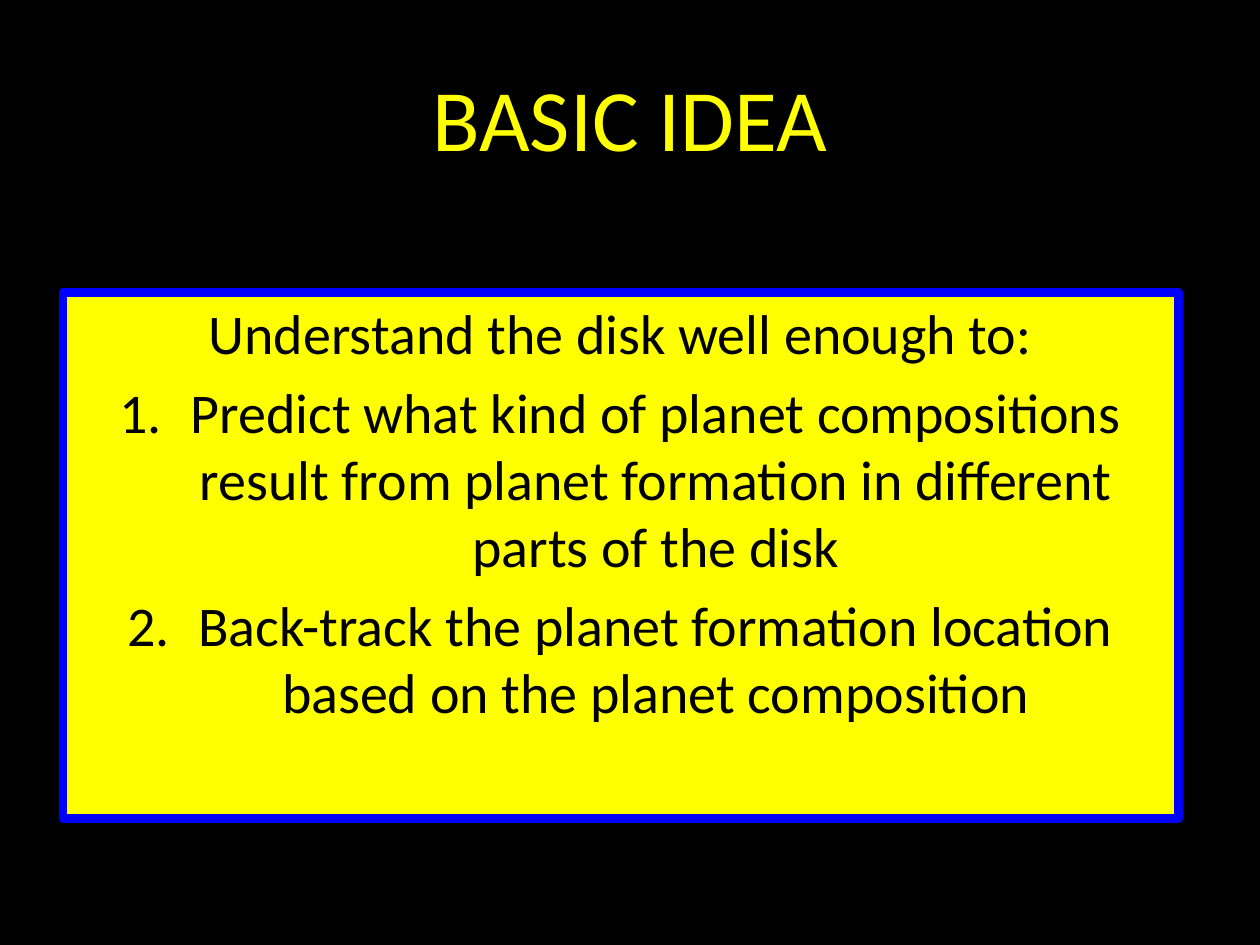
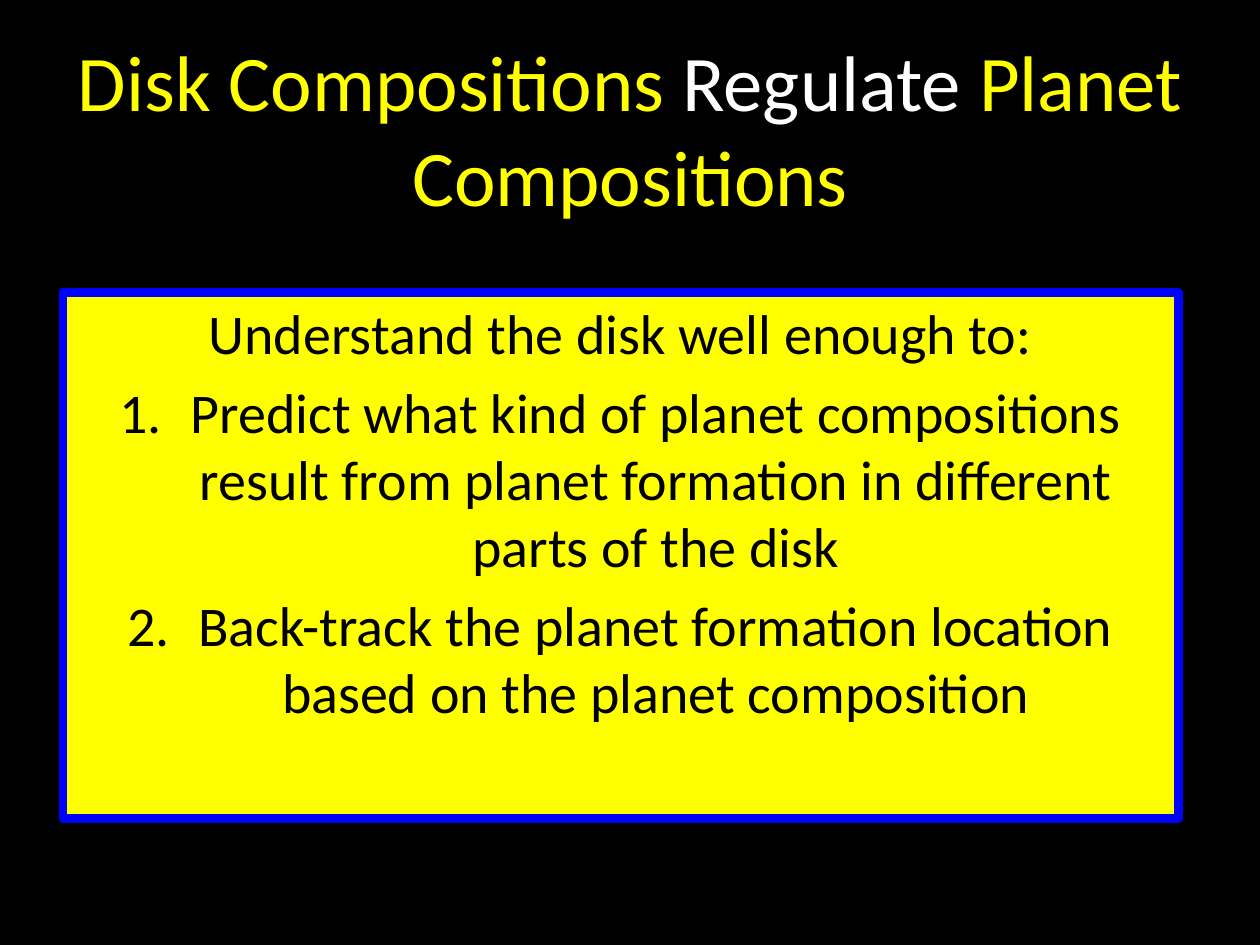
Before and after one commit to apiso/Thesis, a slide deck: slide 10 of slides/AAS_talk.pptx (slide 3 before the commit). Drawn at 1260x945 pixels with LibreOffice and Linux fonts; fonts in the diff are those of the drawing. Boxes give left, top, right and bottom in pixels: in the first picture for what was removed or moved away, otherwise in the second. Text is boxed around its words. In the diff, an @@ line names an element or a change of style, - is before the commit and + after.

```diff
--- a/slides/AAS_talk.pptx
+++ b/slides/AAS_talk.pptx
@@ title at <box>78,56,1182,219</box>: text changed; size 50 to 45 pt @@
-BASIC IDEA
+Disk Compositions Regulate Planet Compositions
```
Also in this commit, not shown: 6 other slides changed, 11 slides added, 1 slide removed, 5 other files.
